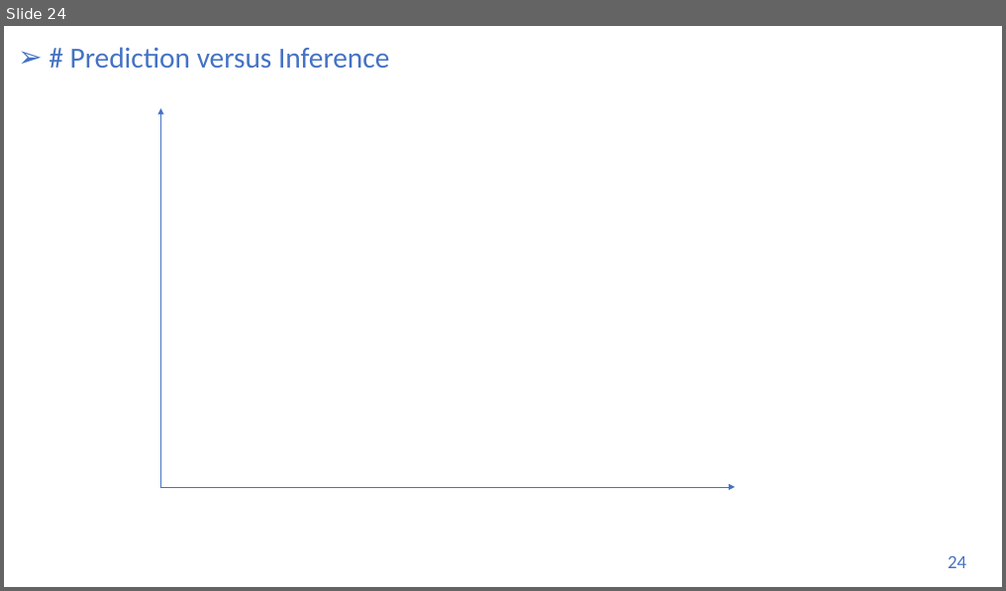
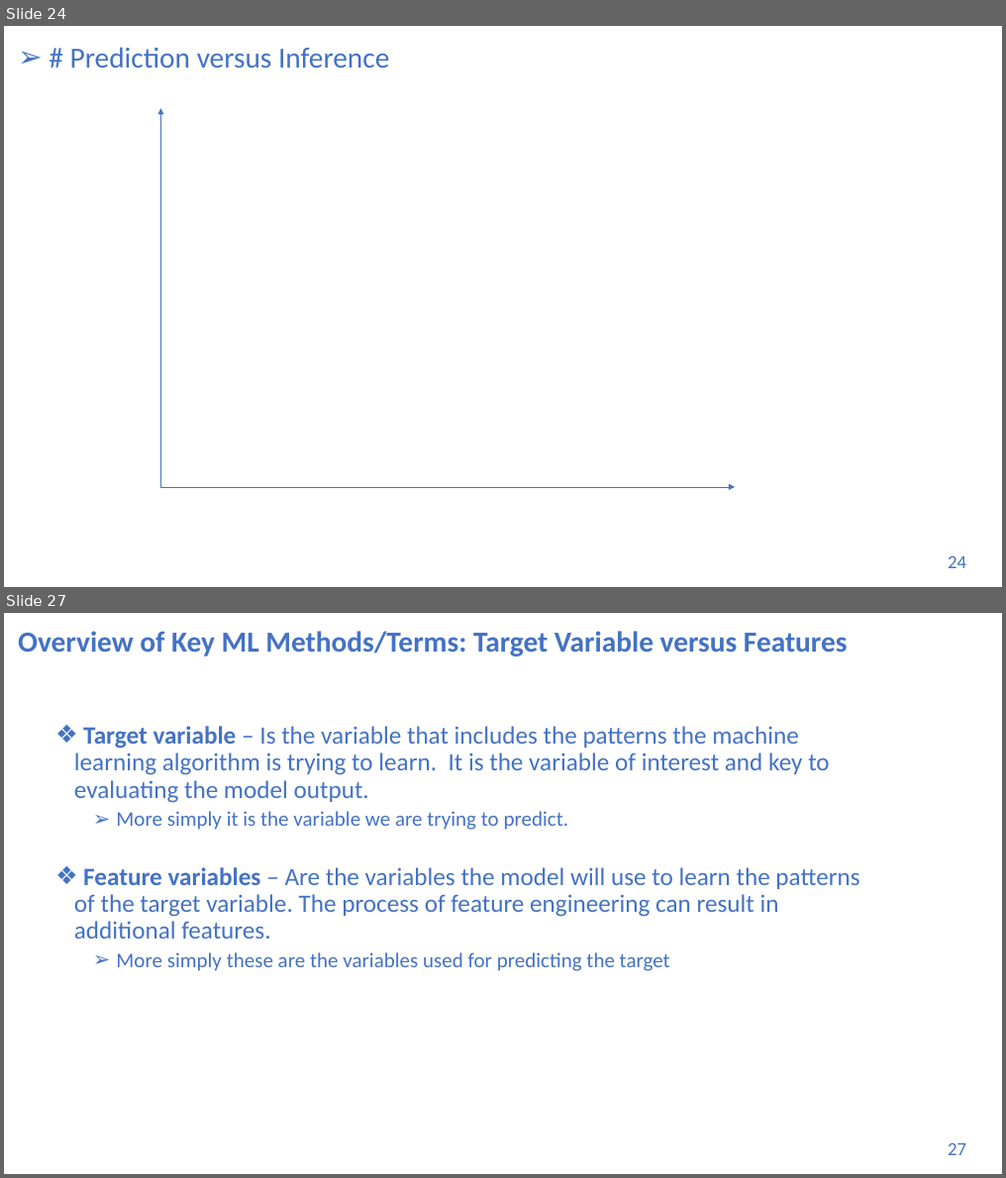
Before and after one commit to UVADS/DS-3001, a slide deck: 05_ml_bootcamp/machine_learning_bootcamp.pptx. Shown one above the other, each under a label of ours: slide 24 before the commit, slides 24 and 27 after it; the slides between them are not shown. The pictures are 1006x591 and 1006x1178 pixels, drawn with LibreOffice and Linux fonts; fonts in the diff are those of the drawing. Boxes give left, top, right and bottom in pixels: in the first picture for what was removed or moved away, otherwise in the second. Text is boxed around its words. In the diff, an @@ line names an element or a change of style, - is before the commit and + after.

```diff
--- a/05_ml_bootcamp/machine_learning_bootcamp.pptx
+++ b/05_ml_bootcamp/machine_learning_bootcamp.pptx
@@ slide 27 added at (4,613,1002,1174), background #FFFFFF @@
@@ title added at (18,631,847,657), 28 pt, text #4472C4, bold @@
+Overview of Key ML Methods/Terms: Target Variable versus Features
@@ text added at (74,726,859,971), 24 pt, text #4472C4 @@
+  ❖ Target variable – Is the variable that includes the patterns the machine learning algorithm is trying to learn. It is the variable of interest and key to evaluating the model output.
+    ➢ More simply it is the variable we are trying to predict.
+  ❖ Feature variables – Are the variables the model will use to learn the patterns of the target variable. The process of feature engineering can result in additional features.
+    ➢ More simply these are the variables used for predicting the target
@@ page number added at (947,1144,966,1156), 18 pt, text #4472C4 @@
+27
```
Also in this commit, not shown: 10 slides changed, 4 other slides added, 1 slide removed.
